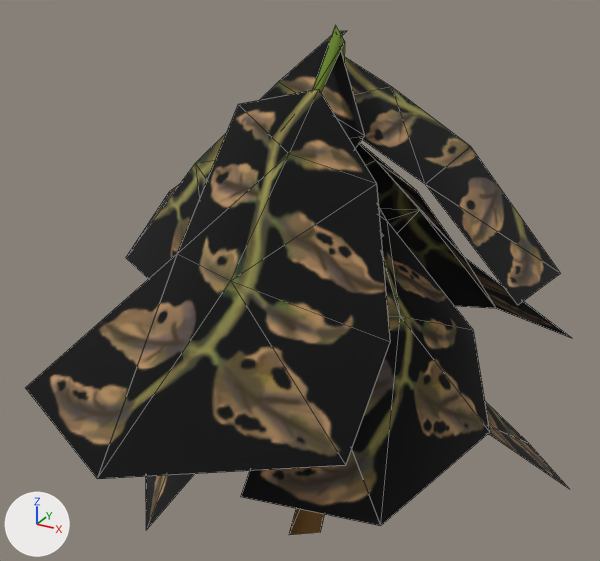
A saved change to the glTF model models/plants/plant_tomato_S4.gltf.
Camera for both pictures: a camera (50 mm lens) standing at (0.421, -0.777, 0.746) and looking at (-0.004, -0.004, 0.359). The axes (+X, +Y, +Z) are drawn at lower left. The lights are the same throughout. Mesh edges are drawn as thin lines. Where no turn or scale is listed for an object, it has been applied to the vertices.

Names of what the first picture shows: 'plant_tomato_S4'.
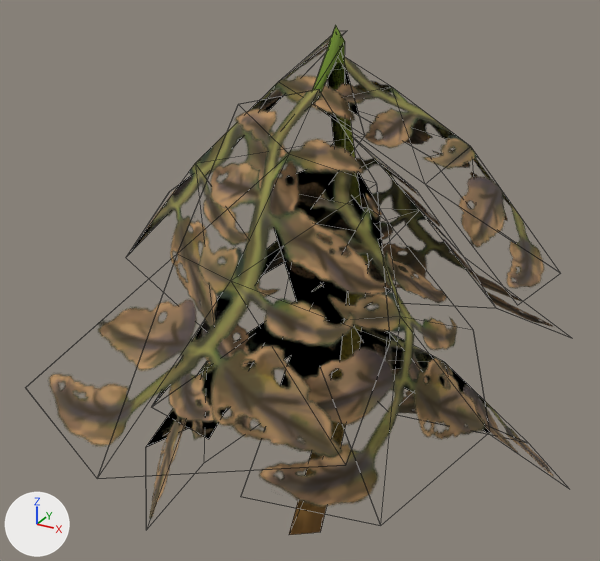
The change, as a list of edits to the scene's bpy script:
```text
Add mat_plant_tomato:
    mat_plant_tomato = principled_material('Plant Tomato')
    mat_plant_tomato.texture = img_tomato_base_diffusecolor_texture  # with its transparency
    mat_plant_tomato.roughness = 1.0
Change me_scene:
    where me_scene.from_pydata(...)  # 339 vertices, 609 faces; spans x -0.275..0.3, y -0.37..0.345, z -0.002..0.65
    remove me_scene.materials.append(mat_plant_tomato_004)  # picture img_tomato_base_diffusecolor_texture
    add me_scene.materials.append(mat_plant_tomato)  # picture img_tomato_base_diffusecolor_texture
```

Boxes (x1, y1, x2, y2) around the edits, measured in the pictures (600 x 561 px):
'plant_tomato_S4', recoloured: (26, 30, 571, 535) in both
